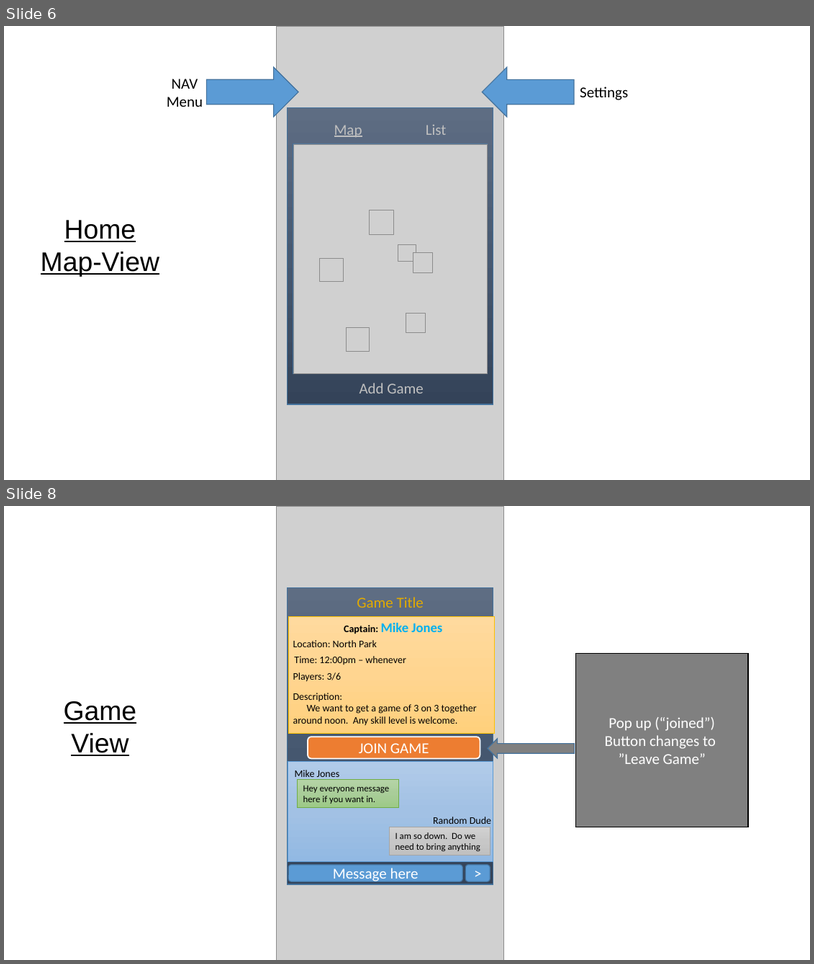
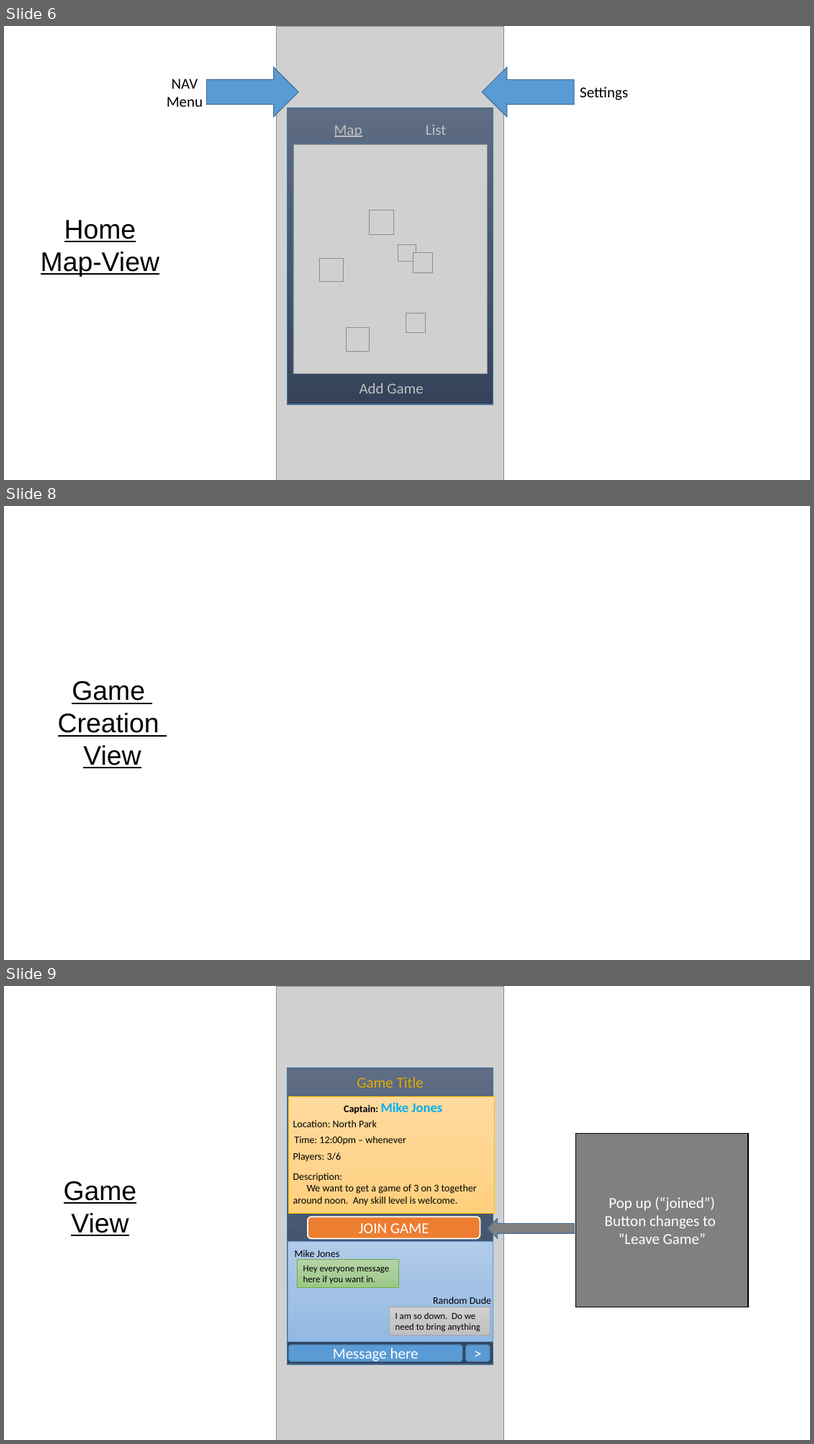
Before and after one commit to gfoudree/whosplayin, a slide deck: Storyboard Design.pptx. Shown one above the other, each under a label of ours: slides 6 and 8 before the commit, slides 6, 8 and 9 after it; the slides between them are not shown. The pictures are 814x964 and 814x1444 pixels, drawn with LibreOffice and Linux fonts; fonts in the diff are those of the drawing; grey boxes stand for pictures. Boxes give left, top, right and bottom in pixels: in the first picture for what was removed or moved away, otherwise in the second. Text is boxed around its words. In the diff, an @@ line names an element or a change of style, - is before the commit and + after.

```diff
--- a/Storyboard Design.pptx
+++ b/Storyboard Design.pptx
@@ slide 8 added at (4, 506, 810, 960), background #FFFFFF @@
@@ text added at (58, 681, 160, 768), 32 pt, text #000000, underline @@
+Game
+Creation
+View
@@ what was slide 8 is now slide 9 @@
```
Also in this commit, not shown: 1 slide changed, 1 other file.
